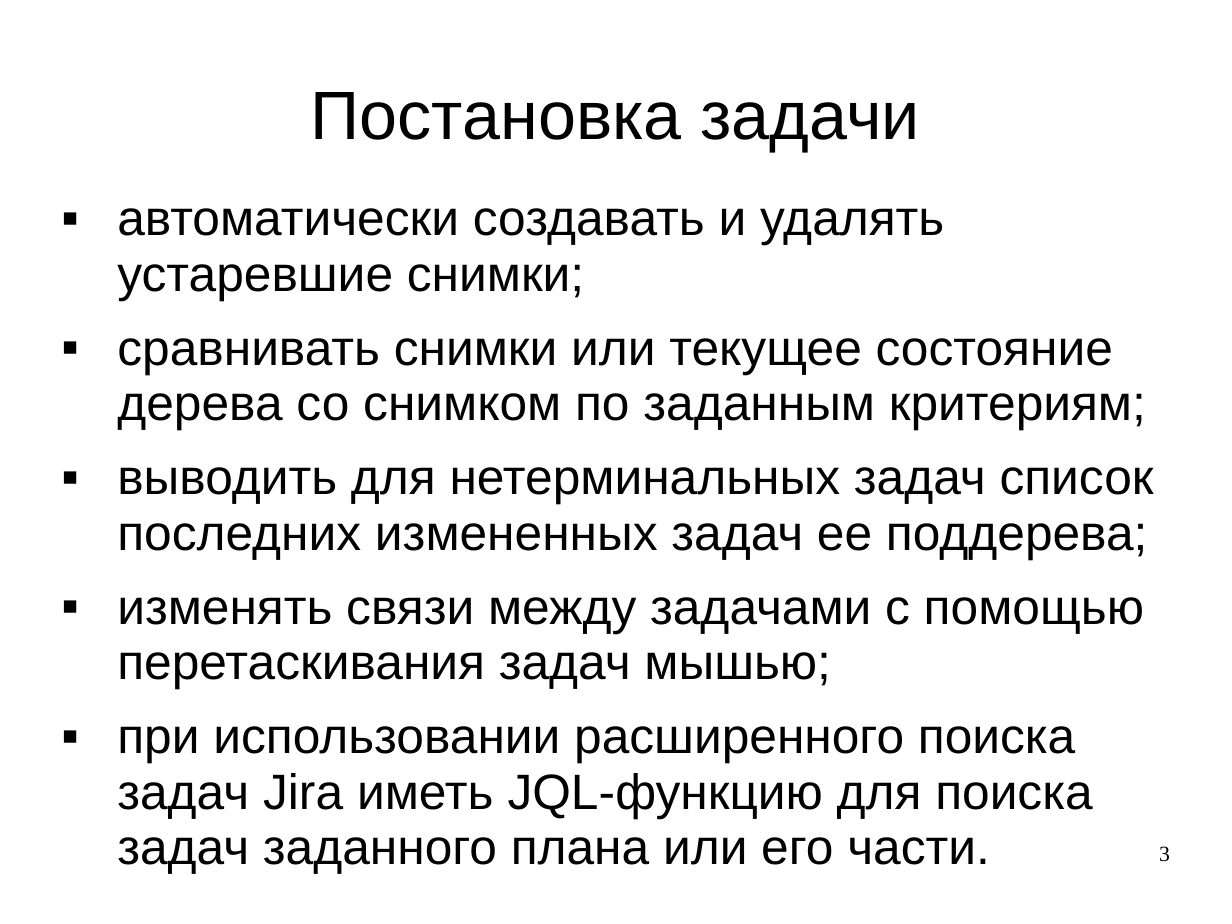
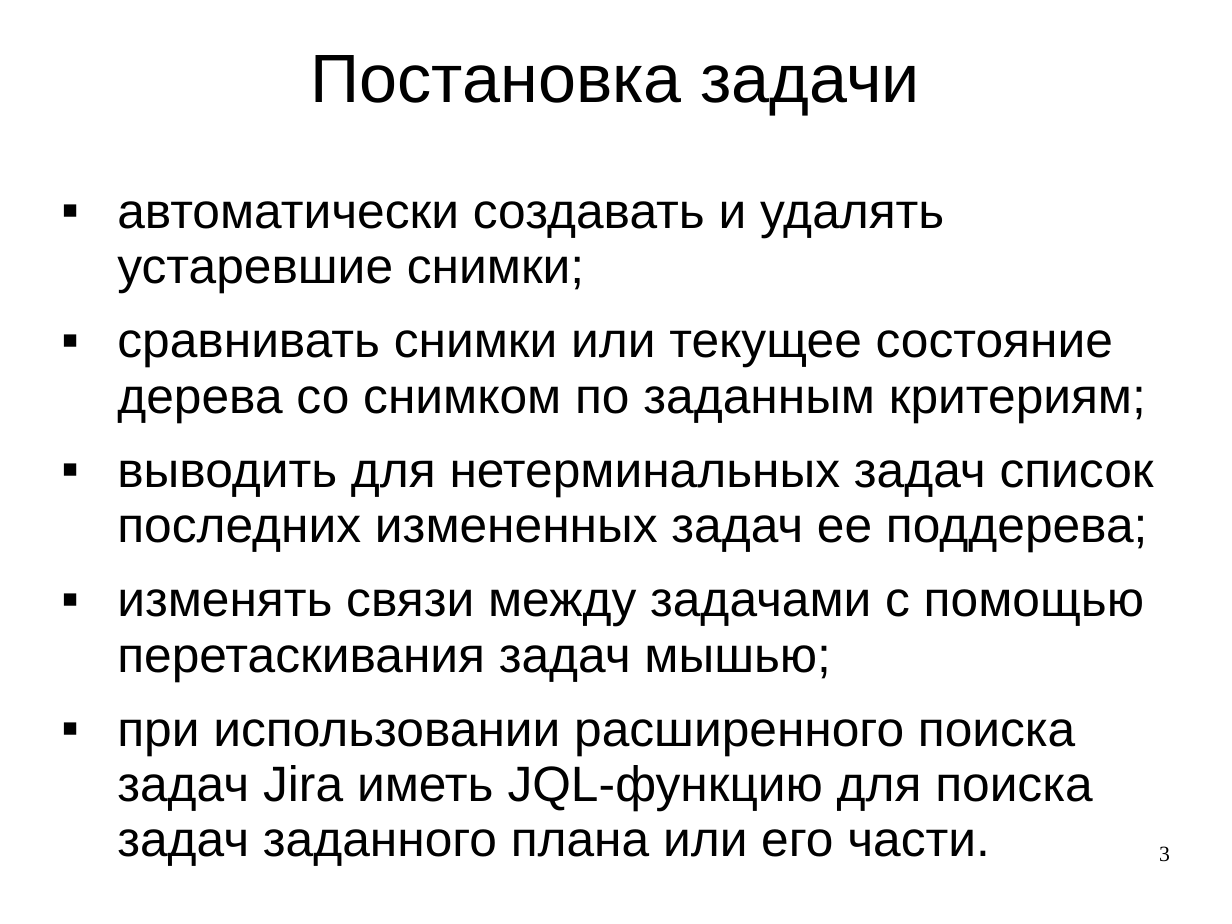
Before and after one commit to LilyTs/Diplom, a slide deck: slide 3 of Цаплина_(Дипломная).ppt. Drawn at 1232x924 pixels with LibreOffice and Linux fonts; fonts in the diff are those of the drawing. Boxes give left, top, right and bottom in pixels: in the first picture for what was removed or moved away, otherwise in the second. Text is boxed around its words. In the diff, an @@ line names an element or a change of style, - is before the commit and + after.

```diff
--- a/Цаплина_(Дипломная).ppt
+++ b/Цаплина_(Дипломная).ppt
@@ title "Постановка задачи": place and size @@
-title "Постановка задачи" at [311, 92, 919, 151]
+title "Постановка задачи" at [311, 55, 919, 115]
@@ text "автоматически создавать и удалять устаревшие ...": place and size @@
-text "автоматически создавать и удалять устаревшие ..." at [117, 208, 1154, 874]
+text "автоматически создавать и удалять устаревшие ..." at [117, 201, 1154, 866]
```
Also in this commit, not shown: 8 other slides changed, 19 slides added, 5 slides removed, 3 other files.
